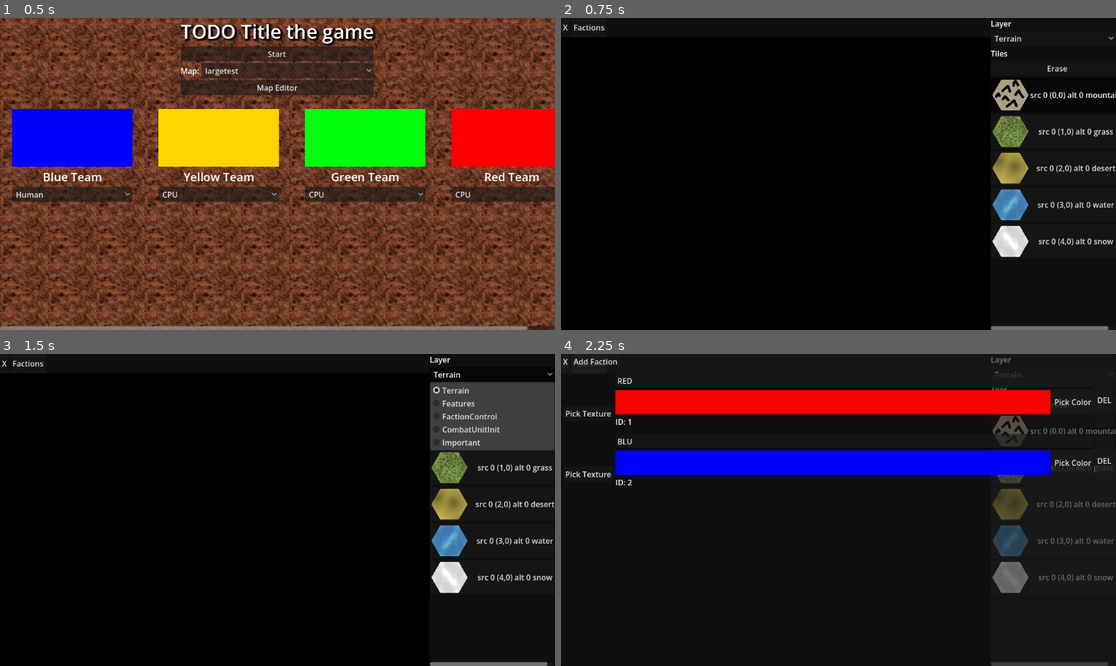
Above: before the commit, frames 1-4 (two rows, left to right).
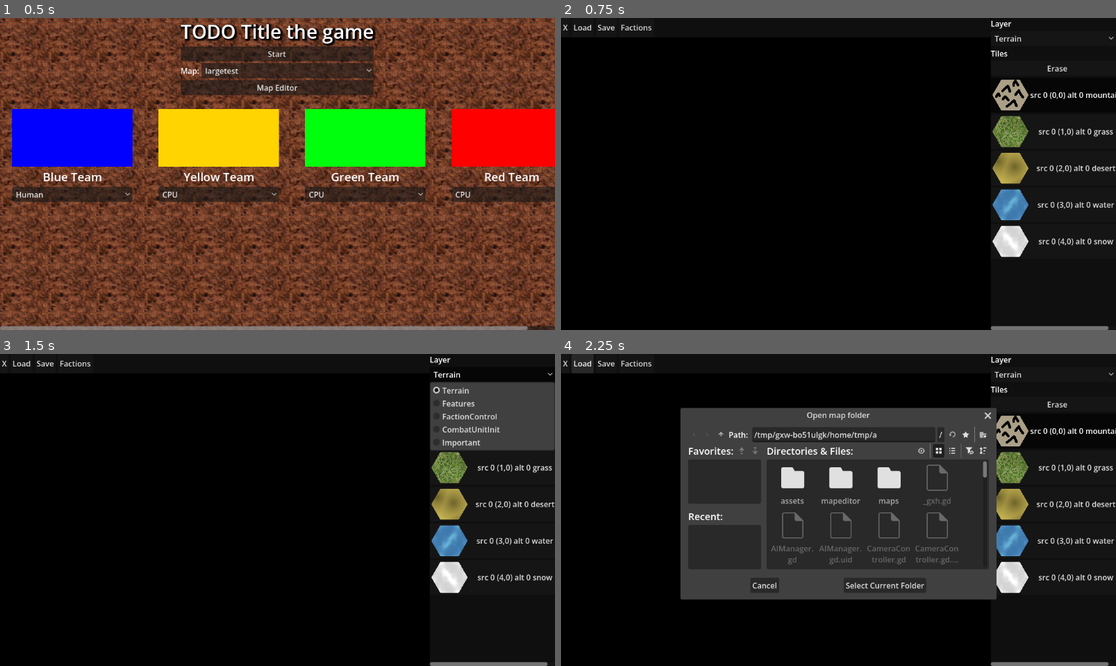
Above: after the commit, the same moments.

Repository: kralinc/cw2100game
Game: Godot game, scene res://MainMenu.tscn
Same seed, same stepped clock (60 frames per second), same inputs: the game is played once before the commit and once after it. The engine's default icon, where the game draws it, is replaced by a stand-in: a white triangle on a blue panel in a dark square.
Inputs (mouse positions are in pixels of both pictures, inside the frame that each line leads up to):
- Up to frame 1 (0.5 s): no input
- Up to frame 2 (0.75 s): click "Map Editor" at 0.5 s
- Up to frame 3 (1.5 s): click "Terrain" at 1.25 s
- Up to frame 4 (2.25 s): click (583, 363) at 2 s, where only the run after the commit has a clickable "Load"

Frame 1 is identical in both runs. In frame 2, 0.1% of the frame differs, in the area x 2-17%, y 2-5%; in frame 3, 0.1%; in frame 4, 44%, in the area x 0-100%, y 0-100%.

Commit message:
saving and loading

Diff:
--- a/mapeditor/MapEditor.gd
+++ b/mapeditor/MapEditor.gd
@@ -3,6 +3,8 @@
 const PAINTABLE_LAYERS = ["Terrain", "Features", "FactionControl", "CombatUnitInit", "Important"]
 const FACTION_SOURCE_ID = 1
 const FACTION_COORDS = Vector2i(0, 0)
+# TEMPORARY: placeholder map folder name. Replace with user input later.
+const PROJECT_NAME = "test"
 
 @onready var map: Node2D = $Map
 @onready var layer_select: OptionButton = $UI/Panel/VBox/LayerSelect
@@ -10,6 +12,8 @@
 @onready var back_confirm_container: MarginContainer = $UI/BackConfirmContainer
 @onready var camera: CameraController = $Camera2D
 @onready var faction_screen = $UI/FactionManagementScreen
+@onready var save_button: Button = $UI/TopPanel/HBox/SaveButton
+@onready var load_button: Button = $UI/TopPanel/HBox/LoadButton
 
 var current_layer: TileMapLayer
 var button_group := ButtonGroup.new()
@@ -19,6 +23,10 @@
 var painting: bool = false
 # Each entry: { "name": String, "color": Color, "alt_id": int, "flag": String }
 var factions: Array[Dictionary] = []
+var save_path: String = ""
+var dirty: bool = false
+var save_dialog: FileDialog
+var load_dialog: FileDialog
 
 
 func _ready() -> void:
@@ -30,6 +38,12 @@
 	_on_layer_selected(0)
 	$Camera2D.position = Vector2(600, 400)
 	faction_screen.factions_saved.connect(_on_factions_saved)
+	save_button.pressed.connect(_on_save_pressed)
+	load_button.pressed.connect(_on_load_pressed)
+	save_dialog = _create_dir_dialog("Choose save location")
+	save_dialog.dir_selected.connect(_on_save_dir_selected)
+	load_dialog = _create_dir_dialog("Open map folder")
+	load_dialog.dir_selected.connect(_load_from)
 
 
 func _init_default_factions() -> void:
@@ -89,6 +103,7 @@
 	_init_faction_tiles()
 	if current_layer == map.get_node("FactionControl"):
 		_build_tile_list(current_layer)
+	_set_dirty(true)
 
 
 func _on_layer_selected(index: int) -> void:
@@ -166,6 +181,13 @@
 
 
 func _unhandled_input(event: InputEvent) -> void:
+	if event is InputEventKey:
+		var key := event as InputEventKey
+		if key.pressed and not key.echo and key.keycode == KEY_S and key.ctrl_pressed and not faction_screen.visible:
+			_on_save_pressed()
+			get_viewport().set_input_as_handled()
+			return
+
 	# Prevent map painter input if the back confirm dialog or faction screen is open
 	if (back_confirm_container.visible == true):
 		return
@@ -188,9 +210,16 @@
 		return
 	var cell := current_layer.local_to_map(current_layer.get_local_mouse_position())
 	if selected_source == -1:
+		if current_layer.get_cell_source_id(cell) == -1:
+			return
 		current_layer.erase_cell(cell)
 	else:
+		if current_layer.get_cell_source_id(cell) == selected_source \
+				and current_layer.get_cell_atlas_coords(cell) == selected_coords \
+				and current_layer.get_cell_alternative_tile(cell) == selected_alt:
+			return
 		current_layer.set_cell(cell, selected_source, selected_coords, selected_alt)
+	_set_dirty(true)
 
 
 func _on_back_button_pressed() -> void:
@@ -205,3 +234,202 @@
 func _on_cancel_back_button_pressed() -> void:
 	back_confirm_container.visible = false
 	camera.disable_camera = false
+
+
+func _create_dir_dialog(title: String) -> FileDialog:
+	var dialog := FileDialog.new()
+	dialog.file_mode = FileDialog.FILE_MODE_OPEN_DIR
+	dialog.access = FileDialog.ACCESS_FILESYSTEM
+	dialog.use_native_dialog = true
+	dialog.title = title
+	add_child(dialog)
+	return dialog
+
+
+func _set_dirty(value: bool) -> void:
+	dirty = value
+	save_button.text = "Save*" if dirty else "Save"
+
+
+func _on_save_pressed() -> void:
+	if save_path.is_empty():
+		save_dialog.popup_centered()
+	else:
+		_save_to(save_path)
+
+
+func _on_save_dir_selected(dir: String) -> void:
+	save_path = dir.path_join(PROJECT_NAME)
+	_save_to(save_path)
+
+
+func _on_load_pressed() -> void:
+	load_dialog.popup_centered()
+
+
+func _save_to(dir: String) -> bool:
+	var flags_dir := dir.path_join("flags")
+	if DirAccess.make_dir_recursive_absolute(flags_dir) != OK:
+		push_error("Could not create save folder: %s" % flags_dir)
+		return false
+	var flag_files := _copy_flags(flags_dir)
+	if not _write_json(dir.path_join("mapdata.json"), _build_map_data()):
+		return false
+	if not _write_json(dir.path_join("factiondata.json"), _build_faction_data(flag_files)):
+		return false
+	_update_flag_paths(flags_dir, flag_files)
+	_set_dirty(false)
+	return true
+
+
+func _write_json(path: String, data: Variant) -> bool:
+	var file := FileAccess.open(path, FileAccess.WRITE)
+	if file == null:
+		push_error("Could not write %s: %s" % [path, error_string(FileAccess.get_open_error())])
+		return false
+	file.store_string(JSON.stringify(data, "\t"))
+	return true
+
+
+func _build_map_data() -> Array:
+	var terrain: TileMapLayer = map.get_node("Terrain")
+	var features: TileMapLayer = map.get_node("Features")
+	var important: TileMapLayer = map.get_node("Important")
+	var units: TileMapLayer = map.get_node("CombatUnitInit")
+	var factions_layer: TileMapLayer = map.get_node("FactionControl")
+	var data := []
+	for cell in terrain.get_used_cells():
+		data.append({
+			"x": cell.x,
+			"y": cell.y,
+			"terrain": terrain.get_cell_atlas_coords(cell).x,
+			"features": features.get_cell_atlas_coords(cell).x if features.get_cell_source_id(cell) != -1 else -1,
+			"important": important.get_cell_source_id(cell) != -1,
+			"unit": units.get_cell_source_id(cell),
+			"faction": factions_layer.get_cell_alternative_tile(cell) if factions_layer.get_cell_source_id(cell) != -1 else -1,
+		})
+	return data
+
+
+func _build_faction_data(flag_files: Dictionary) -> Array:
+	var data := []
+	for faction in factions:
+		var alt_id: int = faction["alt_id"]
+		var color: Color = faction["color"]
+		data.append({
+			"name": faction["name"],
+			"id": alt_id,
+			"flag_file": flag_files.get(alt_id, ""),
+			"color": color.to_html(false),
+		})
+	return data
+
+
+func _copy_flags(flags_dir: String) -> Dictionary:
+	var flag_files := {}
+	var used_names := {}
+	for faction in factions:
+		var src: String = faction["flag"]
+		if src.is_empty():
+			continue
+		var alt_id: int = faction["alt_id"]
+		var file_name := src.get_file()
+		if used_names.has(file_name):
+			file_name = "%d.png" % alt_id
+		used_names[file_name] = true
+		flag_files[alt_id] = _copy_flag(src, flags_dir, file_name, alt_id)
+	return flag_files
+
+
+func _copy_flag(src: String, flags_dir: String, file_name: String, alt_id: int) -> String:
+	var dest := flags_dir.path_join(file_name)
+	var src_abs := ProjectSettings.globalize_path(src)
+	if src_abs.simplify_path() == dest.simplify_path():
+		return file_name
+	if FileAccess.file_exists(src) and DirAccess.copy_absolute(src_abs, dest) == OK:
+		return file_name
+	var fallback_name := "%d.png" % alt_id
+	var image := _load_flag_image(src)
+	if image == null or image.save_png(flags_dir.path_join(fallback_name)) != OK:
+		push_error("Could not save flag for faction %d from %s" % [alt_id, src])
+		return ""
+	return fallback_name
+
+
+func _load_flag_image(src: String) -> Image:
+	if src.begins_with("res://"):
+		var texture := load(src) as Texture2D
+		return texture.get_image() if texture != null else null
+	return Image.load_from_file(src)
+
+
+func _update_flag_paths(flags_dir: String, flag_files: Dictionary) -> void:
+	for faction in factions:
+		var file_name: String = flag_files.get(faction["alt_id"], "")
+		if not file_name.is_empty():
+			faction["flag"] = flags_dir.path_join(file_name)
+
+
+func _load_from(dir: String) -> void:
+	var map_data = _read_json(dir.path_join("mapdata.json"))
+	var faction_data = _read_json(dir.path_join("factiondata.json"))
+	if not (map_data is Array) or not (faction_data is Array):
+		push_error("Map folder is missing or has invalid data: %s" % dir)
+		return
+	_clear_map()
+	_apply_faction_data(faction_data, dir)
+	_apply_map_data(map_data)
+	save_path = dir
+	_set_dirty(false)
+	_build_tile_list(current_layer)
+
+
+func _read_json(path: String) -> Variant:
+	if not FileAccess.file_exists(path):
+		push_error("Missing file: %s" % path)
+		return null
+	var parsed: Variant = JSON.parse_string(FileAccess.get_file_as_string(path))
+	if parsed == null:
+		push_error("Invalid JSON: %s" % path)
+	return parsed
+
+
+func _clear_map() -> void:
+	for layer_name in PAINTABLE_LAYERS:
+		var layer: TileMapLayer = map.get_node(layer_name)
+		layer.clear()
+
+
+func _apply_faction_data(entries: Array, dir: String) -> void:
+	factions.clear()
+	for entry in entries:
+		var flag_file: String = entry["flag_file"]
+		factions.append({
+			"name": entry["name"],
+			"alt_id": int(entry["id"]),
+			"color": Color.html(entry["color"]),
+			"flag": dir.path_join("flags").path_join(flag_file) if not flag_file.is_empty() else "",
+		})
+	_init_faction_tiles()
+
+
+func _apply_map_data(entries: Array) -> void:
+	var terrain: TileMapLayer = map.get_node("Terrain")
+	var features: TileMapLayer = map.get_node("Features")
+	var important: TileMapLayer = map.get_node("Important")
+	var units: TileMapLayer = map.get_node("CombatUnitInit")
+	var factions_layer: TileMapLayer = map.get_node("FactionControl")
+	for entry in entries:
+		var cell := Vector2i(int(entry["x"]), int(entry["y"]))
+		terrain.set_cell(cell, 0, Vector2i(int(entry["terrain"]), 0), 0)
+		var features_x := int(entry["features"])
+		if features_x != -1:
+			features.set_cell(cell, 0, Vector2i(features_x, 0), 0)
+		if entry["important"]:
+			important.set_cell(cell, 0, Vector2i.ZERO, 0)
+		var unit := int(entry["unit"])
+		if unit != -1:
+			units.set_cell(cell, unit, Vector2i.ZERO, 0)
+		var faction_alt := int(entry["faction"])
+		if faction_alt != -1:
+			factions_layer.set_cell(cell, FACTION_SOURCE_ID, FACTION_COORDS, faction_alt)
--- a/mapeditor/MapEditor.tscn
+++ b/mapeditor/MapEditor.tscn
@@ -192,6 +192,14 @@
 [node name="BackButton" type="Button" parent="UI/TopPanel/HBox" unique_id=661646590]
 layout_mode = 2
 text = "X"
+
+[node name="LoadButton" type="Button" parent="UI/TopPanel/HBox" unique_id=2136814911]
+layout_mode = 2
+text = "Load"
+
+[node name="SaveButton" type="Button" parent="UI/TopPanel/HBox" unique_id=2138784606]
+layout_mode = 2
+text = "Save"
 
 [node name="FactionSetupButton" type="Button" parent="UI/TopPanel/HBox" unique_id=1779983516]
 layout_mode = 2
